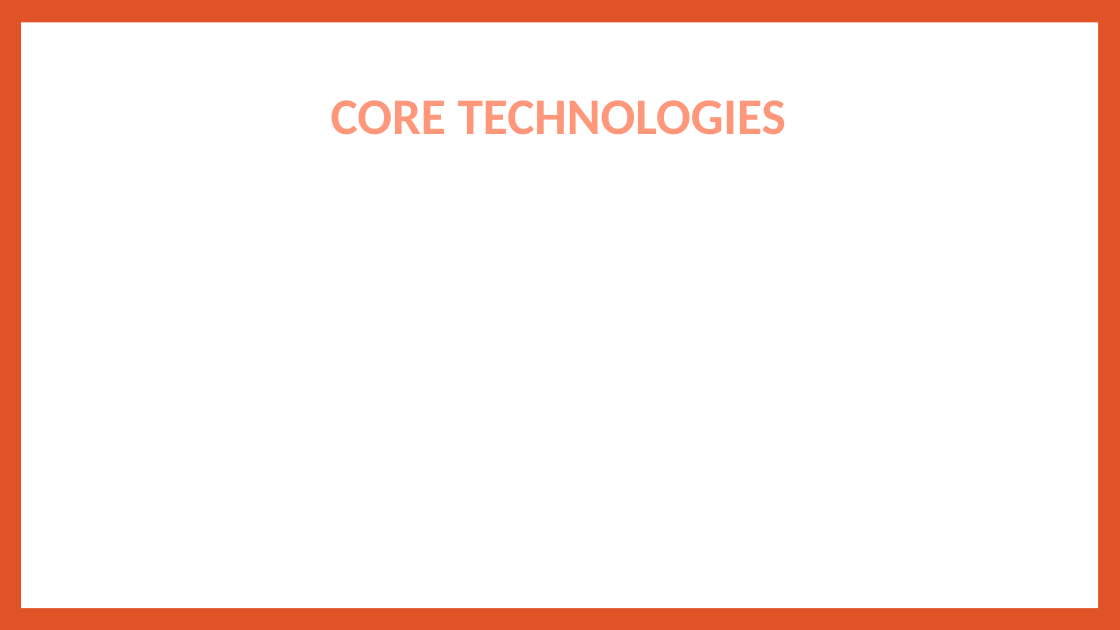
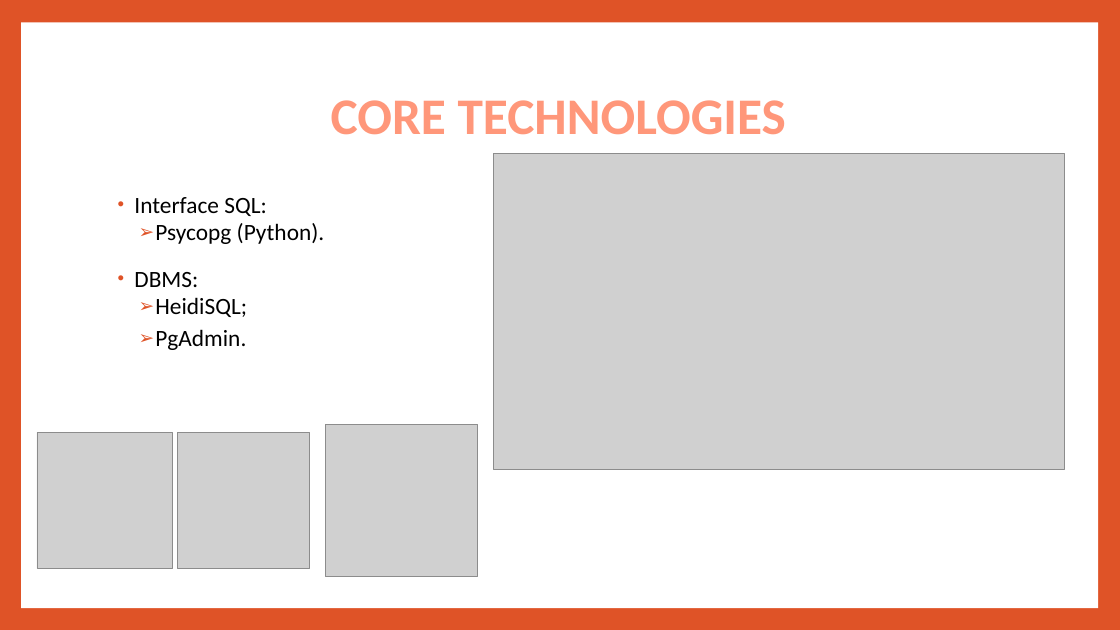
Before and after one commit to pedrotiag0/BD-Leiloes, a slide deck: slide 9 of Meta1/Apresentacao Meta 1 - BD.pptx. Drawn at 1120x630 pixels with LibreOffice and Linux fonts; fonts in the diff are those of the drawing; grey boxes stand for pictures. Boxes give left, top, right and bottom in pixels: in the first picture for what was removed or moved away, otherwise in the second. Text is boxed around its words. In the diff, an @@ line names an element or a change of style, - is before the commit and + after.

```diff
--- a/Meta1/Apresentacao Meta 1 - BD.pptx
+++ b/Meta1/Apresentacao Meta 1 - BD.pptx
@@ picture added at [493,154,1065,470] @@
@@ text added at [134,197,325,350], 20 pt, text #000000 @@
+• Interface SQL:
+  ➢ Psycopg (Python).
+• DBMS:
+  ➢ HeidiSQL;
+  ➢ PgAdmin.
@@ picture added at [37,433,173,569] @@
@@ picture added at [178,433,310,569] @@
@@ picture added at [325,424,478,577] @@
```
Also in this commit, not shown: 3 other slides changed, 6 other files.
